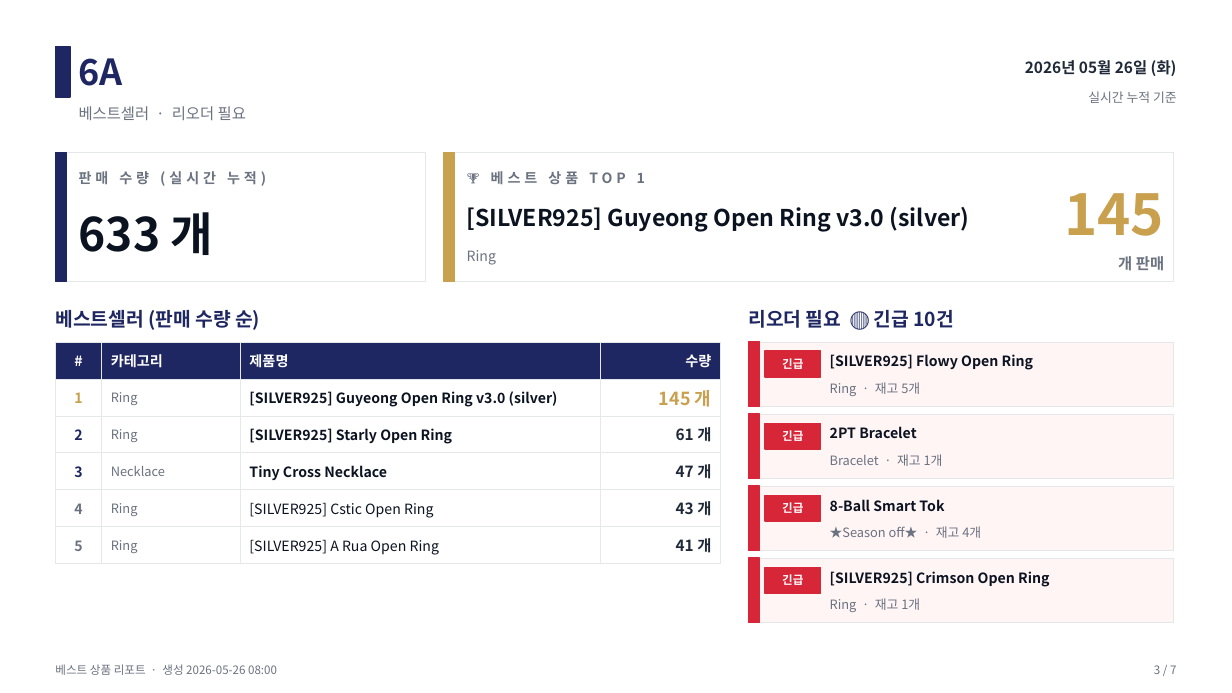
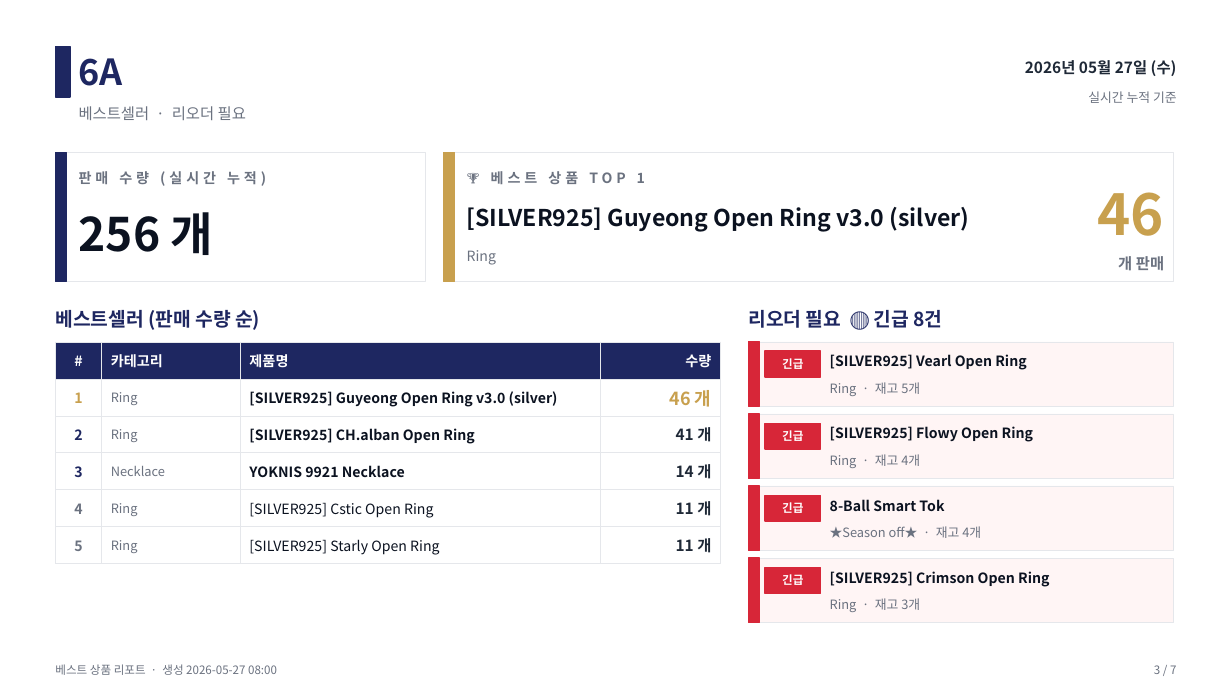
Before and after one commit to j65209/Brightbeed, a slide deck: slide 3 of data/sales-report.pptx. Drawn at 1232x693 pixels with LibreOffice and Linux fonts; fonts in the diff are those of the drawing. Boxes give left, top, right and bottom in pixels: in the first picture for what was removed or moved away, otherwise in the second. Text is boxed around its words. In the diff, an @@ line names an element or a change of style, - is before the commit and + after.

```diff
--- a/data/sales-report.pptx
+++ b/data/sales-report.pptx
@@ text at (1025,60,1177,76): text changed @@
-2026년 05월 26일 (화)
+2026년 05월 27일 (수)
@@ text at (1098,192,1165,236): text changed @@
-145
+46
@@ text at (79,212,214,255): text changed @@
-633 개
+256 개
@@ text at (748,310,942,328): text changed @@
-리오더 필요 🔴 긴급 10건
+리오더 필요 🔴 긴급 8건
@@ table at (55,342,721,559) @@
-row 2, column 4: 145 개
+row 2, column 4: 46 개
-row 3, column 3: [SILVER925] Starly Open Ring
+row 3, column 3: [SILVER925] CH.alban Open Ring
-row 3, column 4: 61 개
+row 3, column 4: 41 개
-row 4, column 3: Tiny Cross Necklace
+row 4, column 3: YOKNIS 9921 Necklace
-row 4, column 4: 47 개
+row 4, column 4: 14 개
-row 5, column 4: 43 개
+row 5, column 4: 11 개
-row 6, column 3: [SILVER925] A Rua Open Ring
+row 6, column 3: [SILVER925] Starly Open Ring
-row 6, column 4: 41 개
+row 6, column 4: 11 개
@@ text at (830,354,1026,370): text changed @@
-[SILVER925] Flowy Open Ring
+[SILVER925] Vearl Open Ring
@@ text at (830,426,1033,442): text changed @@
-2PT Bracelet
+[SILVER925] Flowy Open Ring
@@ text at (830,454,920,468): text changed @@
-Bracelet · 재고 1개
+Ring · 재고 4개
@@ text at (830,598,920,612): text changed @@
-Ring · 재고 1개
+Ring · 재고 3개
@@ text at (55,664,277,675): text changed @@
-베스트 상품 리포트 · 생성 2026-05-26 08:00
+베스트 상품 리포트 · 생성 2026-05-27 08:00
```
Also in this commit, not shown: 6 other slides changed.
